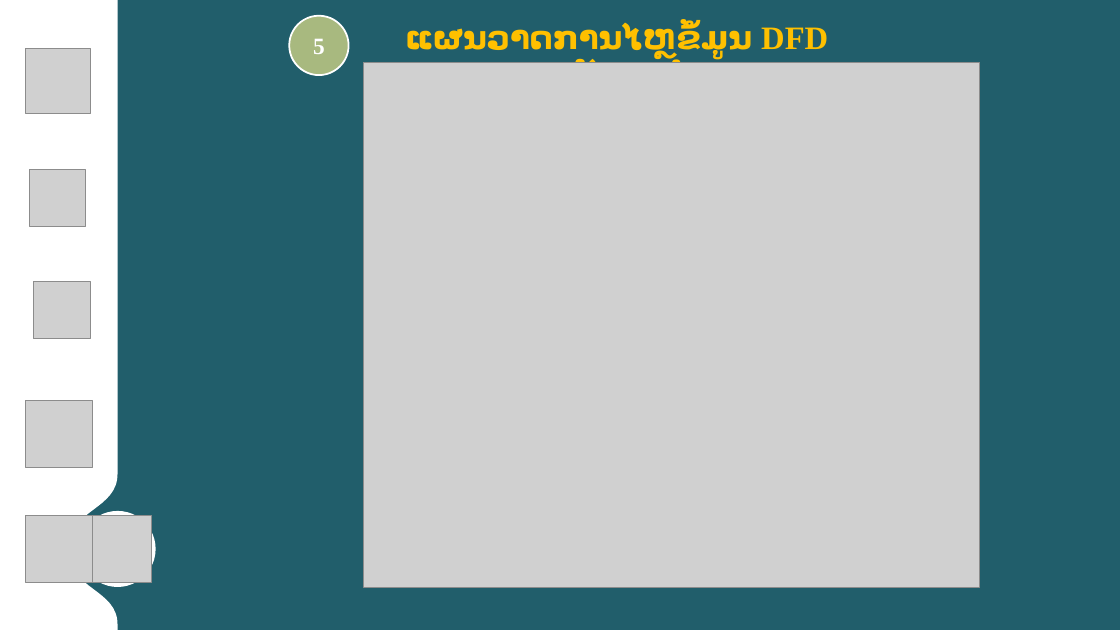
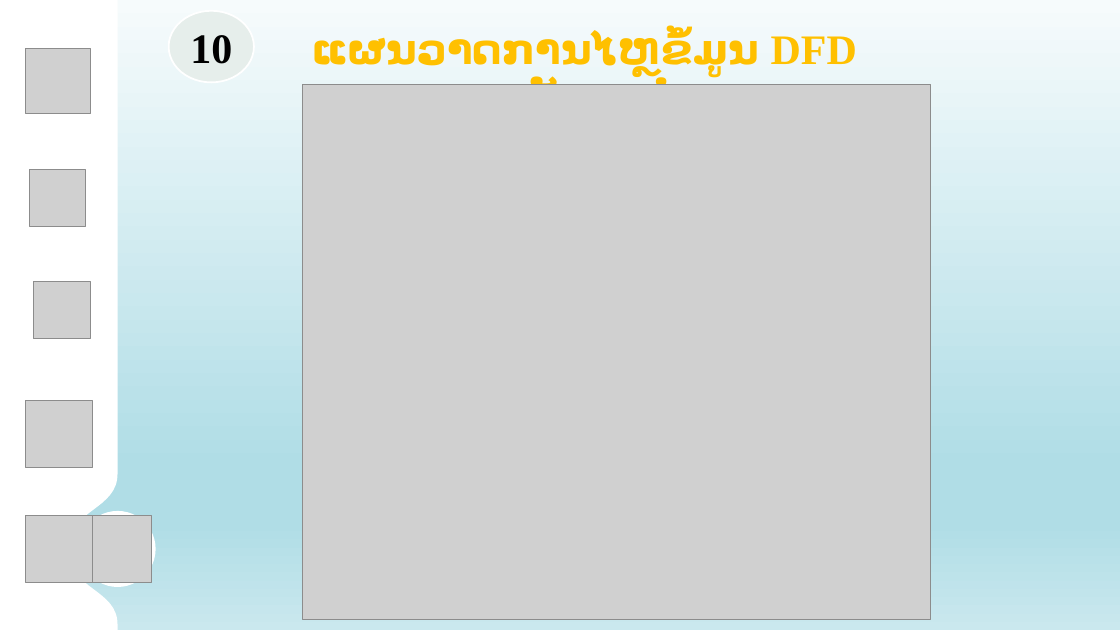
Before and after one commit to Phonekham/BusReservationDocs, a slide deck: slide 22 of Present Final.pptx (slide 17 before the commit). Drawn at 1120x630 pixels with LibreOffice and Linux fonts; fonts in the diff are those of the drawing; grey boxes stand for pictures; background and template pictures are left out. Boxes give left, top, right and bottom in pixels: in the first picture for what was removed or moved away, otherwise in the second. Text is boxed around its words. In the diff, an @@ line names an element or a change of style, - is before the commit and + after.

```diff
--- a/Present Final.pptx
+++ b/Present Final.pptx
@@ background #215E6B to gradient #F6FBFC to #B0DDE6 to #CBE8EE @@
@@ ellipse added at [169,11,255,82], fill #E6EEEB, outline #FFFFFF 1.5 pt, 36 pt, text #000000, bold @@
+10
@@ text "ແຜນວາດການໄຫຼຂໍ້ມູນ DFD ລະດັບ 2 (ຕໍ່)": place and size @@
-text "ແຜນວາດການໄຫຼຂໍ້ມູນ DFD ລະດັບ 2 (ຕໍ່)" at [405,22,828,96]
+text "ແຜນວາດການໄຫຼຂໍ້ມູນ DFD ລະດັບ 2 (ຕໍ່)" at [312,29,857,85]
@@ text "ແຜນວາດການໄຫຼຂໍ້ມູນ DFD ລະດັບ 2 (ຕໍ່)" at [312,29,857,85]: size 28 to 36 pt @@
@@ ellipse removed at [289,16,349,76] @@
-5
@@ picture: place and size @@
-picture at [364,62,980,587]
+picture at [302,84,931,620]
```
Also in this commit, not shown: 20 other slides changed, 6 slides added, 1 other file.
